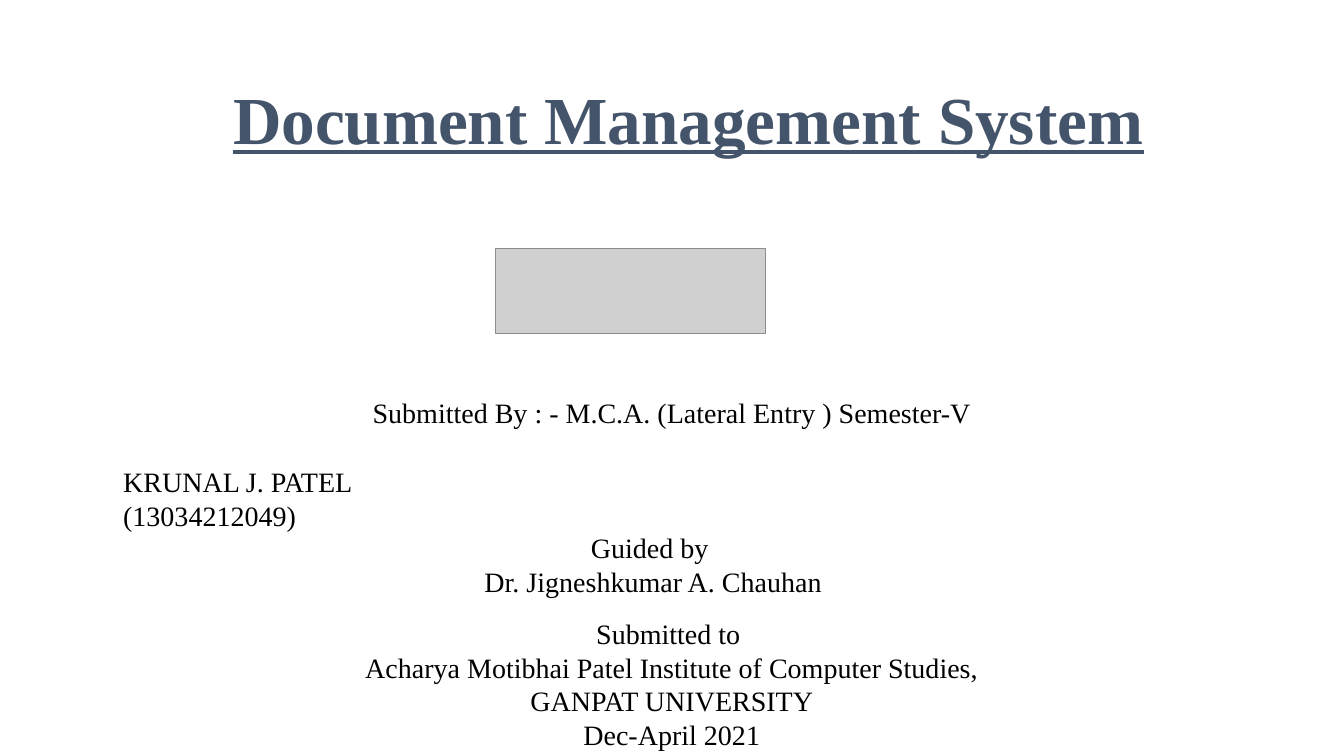
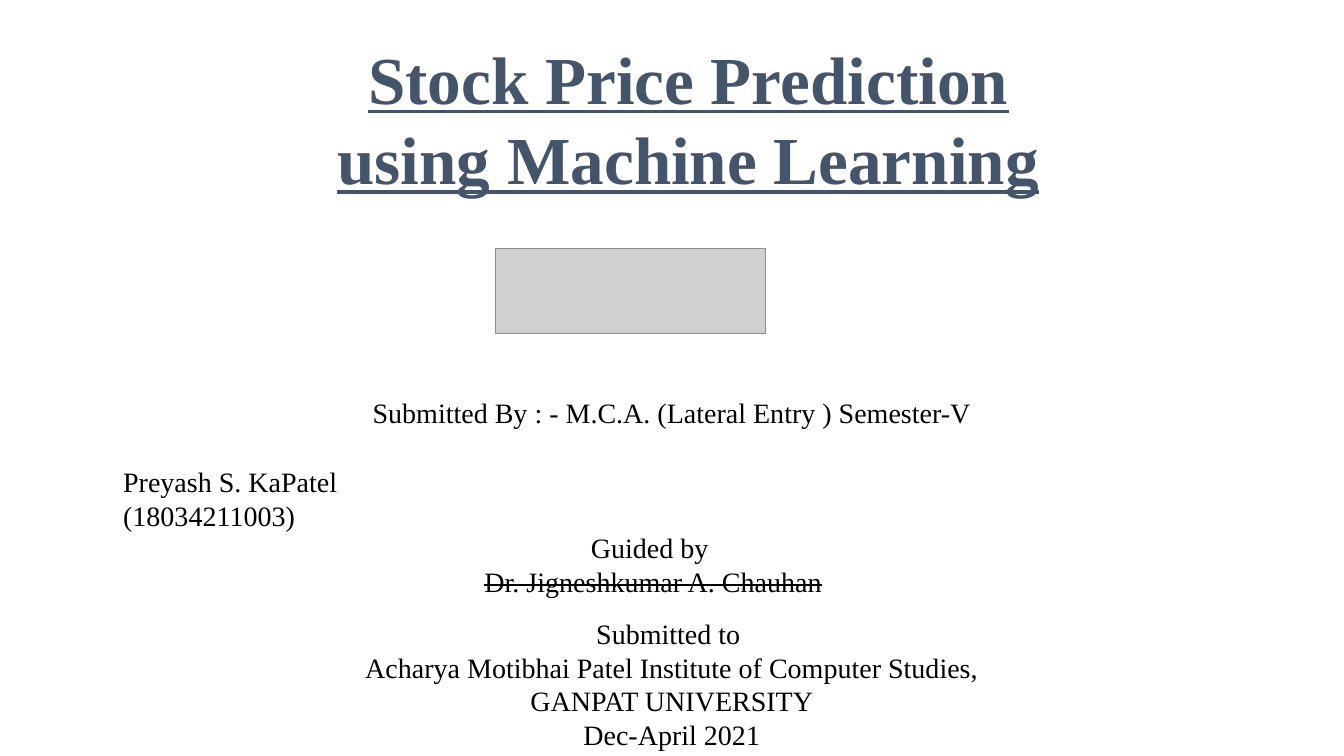
Before and after one commit to preyash2047/Stock_Price_Prediction, a slide deck: slide 1 of Project Presentation/PPT demo first presentation 26 12 2020.pptx. Drawn at 1344x756 pixels with LibreOffice and Linux fonts; fonts in the diff are those of the drawing; grey boxes stand for pictures. Boxes give left, top, right and bottom in pixels: in the first picture for what was removed or moved away, otherwise in the second. Text is boxed around its words. In the diff, an @@ line names an element or a change of style, - is before the commit and + after.

```diff
--- a/Project Presentation/PPT demo first presentation 26 12 2020.pptx
+++ b/Project Presentation/PPT demo first presentation 26 12 2020.pptx
@@ text at box(337, 57, 1039, 197): text changed @@
-Document Management System
+Stock Price Prediction
+using Machine Learning
@@ text at box(123, 472, 337, 531): text changed @@
-KRUNAL J. PATEL
-(13034212049)
+Preyash S. KaPatel
+(18034211003)
@@ text at box(484, 572, 822, 597): strikethrough on in "Dr. Jigneshkumar A. Chauhan" @@
```
Also in this commit, not shown: 1 other slide changed.
